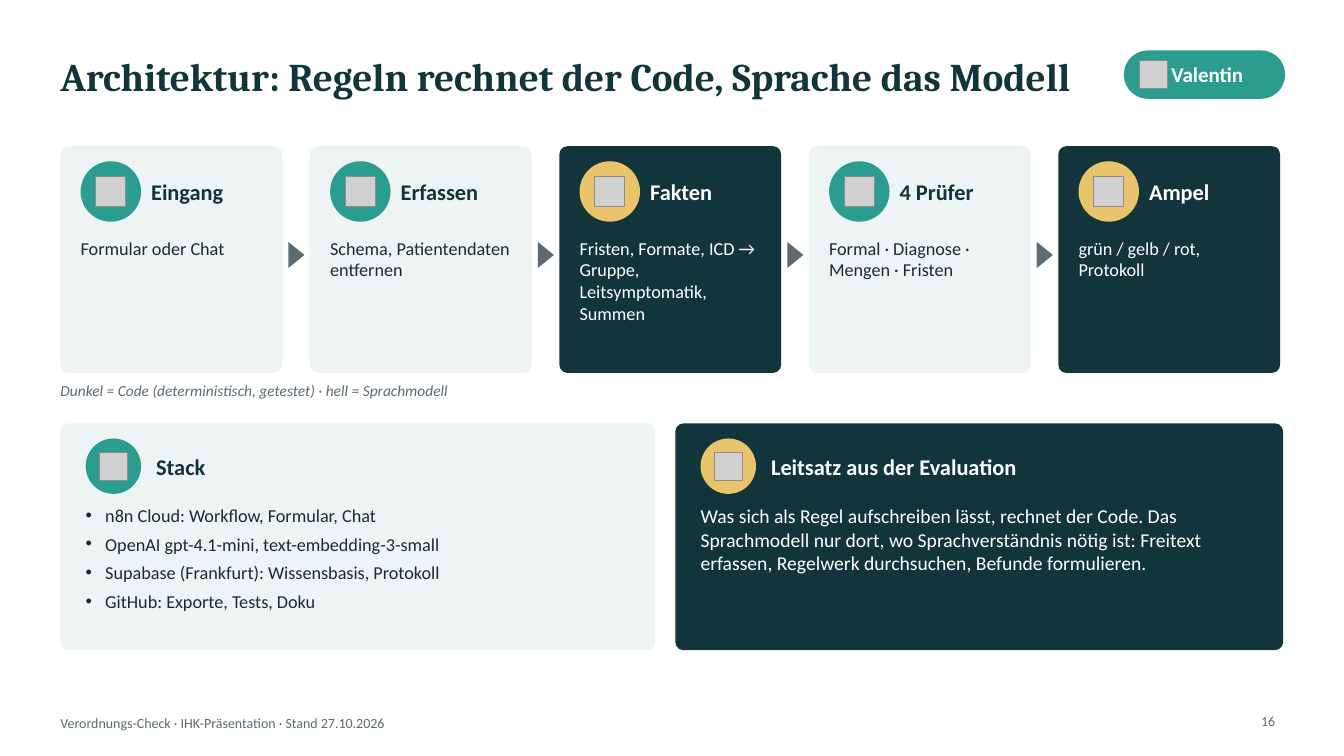
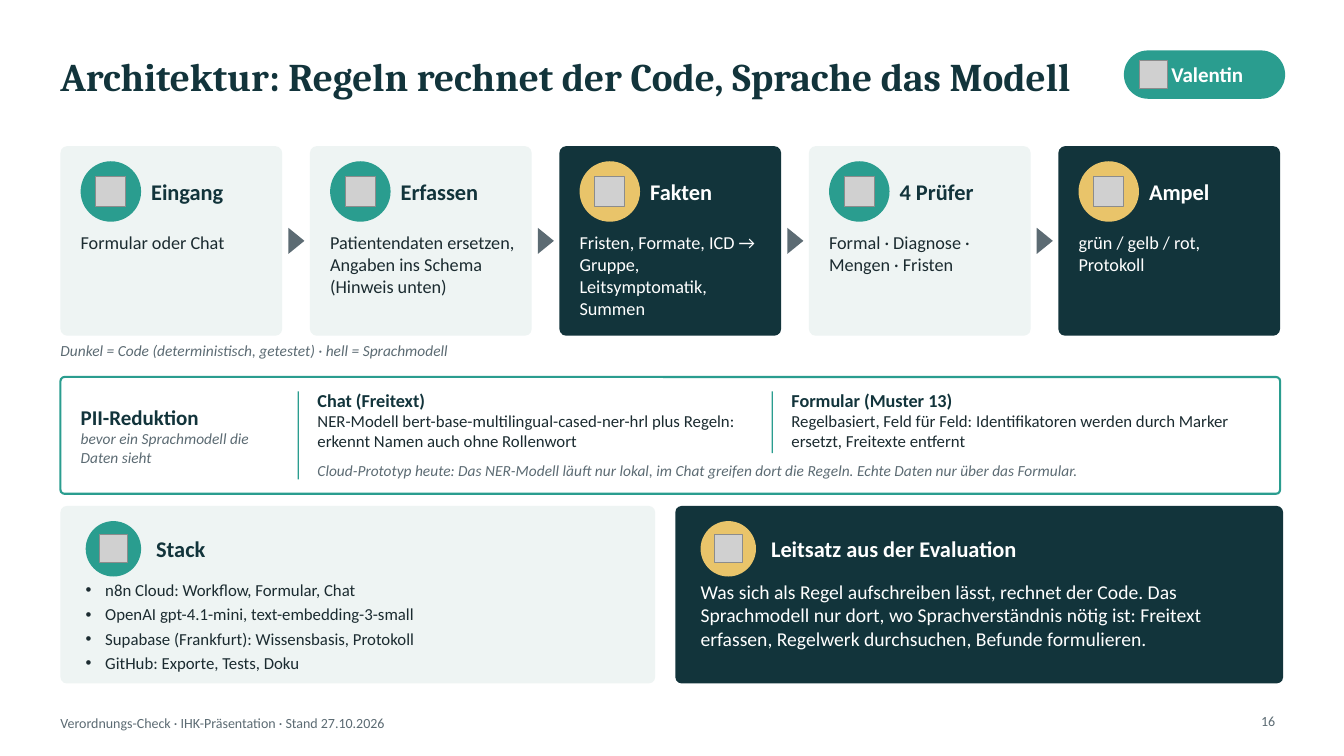
Before and after one commit to DBE-deve/verordnungs-check, a slide deck: slide 16 of docs/praesentation/Verordnungs-Check_IHK_3x15min_2026-10-27.pptx. Drawn at 1344x756 pixels with LibreOffice and Linux fonts; fonts in the diff are those of the drawing; grey boxes stand for pictures. Boxes give left, top, right and bottom in pixels: in the first picture for what was removed or moved away, otherwise in the second. Text is boxed around its words. In the diff, an @@ line names an element or a change of style, - is before the commit and + after.

```diff
--- a/docs/praesentation/Verordnungs-Check_IHK_3x15min_2026-10-27.pptx
+++ b/docs/praesentation/Verordnungs-Check_IHK_3x15min_2026-10-27.pptx
@@ rounded rectangle: place and size @@
-rounded rectangle at <box>60,146,282,373</box>
+rounded rectangle at <box>60,146,282,336</box>
@@ rounded rectangle: place and size @@
-rounded rectangle at <box>311,146,532,373</box>
+rounded rectangle at <box>311,146,532,336</box>
@@ rounded rectangle: place and size @@
-rounded rectangle at <box>560,146,781,373</box>
+rounded rectangle at <box>560,146,781,336</box>
@@ rounded rectangle: place and size @@
-rounded rectangle at <box>810,146,1031,373</box>
+rounded rectangle at <box>810,146,1031,336</box>
@@ rounded rectangle: place and size @@
-rounded rectangle at <box>1059,146,1280,373</box>
+rounded rectangle at <box>1059,146,1280,336</box>
@@ text "Formular oder Chat": place and size @@
-text "Formular oder Chat" at <box>81,242,225,255</box>
+text "Formular oder Chat" at <box>81,236,225,249</box>
@@ text at <box>330,236,514,296</box>: text changed @@
-Schema, Patientendaten entfernen
+Patientendaten ersetzen, Angaben ins Schema (Hinweis unten)
@@ text "Fristen, Formate, ICD → Gruppe, ...": place and size @@
-text "Fristen, Formate, ICD → Gruppe, ..." at <box>580,242,734,320</box>
+text "Fristen, Formate, ICD → Gruppe, ..." at <box>580,236,734,315</box>
@@ text "Formal · Diagnose · Mengen ...": place and size @@
-text "Formal · Diagnose · Mengen ..." at <box>829,242,961,279</box>
+text "Formal · Diagnose · Mengen ..." at <box>829,236,961,274</box>
@@ 4 triangles: place and size @@
-4 triangles at <box>288,242,1053,268</box>
+4 triangles at <box>288,228,1053,254</box>
@@ text "grün / gelb / rot, ...": place and size @@
-text "grün / gelb / rot, ..." at <box>1079,242,1200,276</box>
+text "grün / gelb / rot, ..." at <box>1079,236,1200,271</box>
@@ text "Dunkel = Code (deterministisch, getestet) ...": place and size @@
-text "Dunkel = Code (deterministisch, getestet) ..." at <box>60,385,448,399</box>
+text "Dunkel = Code (deterministisch, getestet) ..." at <box>60,345,448,359</box>
@@ rounded rectangle added at <box>60,377,1280,494</box>, fill #FFFFFF, outline #2A9D8F 1.5 pt @@
@@ text added at <box>81,410,249,463</box>, 11 pt, text #5C6B73, italic @@
+PII-Reduktion
+bevor ein Sprachmodell die Daten sieht
@@ rectangle added at <box>297,391,298,479</box>, fill #2A9D8F @@
@@ text added at <box>317,393,734,447</box>, 12 pt, text #1B2B30 @@
+Chat (Freitext)
+NER-Modell bert-base-multilingual-cased-ner-hrl plus Regeln: erkennt Namen auch ohne Rollenwort
@@ rectangle added at <box>772,391,773,453</box>, fill #2A9D8F @@
@@ text added at <box>791,415,1228,449</box>, 12 pt, text #1B2B30 @@
+Formular (Muster 13)
+Regelbasiert, Feld für Feld: Identifikatoren werden durch Marker ersetzt, Freitexte entfernt
@@ text added at <box>317,465,1078,479</box>, 11 pt, text #5C6B73, italic @@
+Cloud-Prototyp heute: Das NER-Modell läuft nur lokal, im Chat greifen dort die Regeln. Echte Daten nur über das Formular.
@@ rounded rectangle: place and size @@
-rounded rectangle at <box>60,423,655,650</box>
+rounded rectangle at <box>60,506,655,684</box>
@@ rounded rectangle: place and size @@
-rounded rectangle at <box>676,423,1284,650</box>
+rounded rectangle at <box>676,506,1284,684</box>
@@ 2 pictures, 2 texts, 2 ellipses: place and size @@
-2 pictures, 2 texts, 2 ellipses at <box>86,439,1016,494</box>
+2 pictures, 2 texts, 2 ellipses at <box>86,521,1016,577</box>
@@ text "n8n Cloud: Workflow, Formular, Chat": place and size @@
-text "n8n Cloud: Workflow, Formular, Chat" at <box>105,509,439,611</box>
+text "n8n Cloud: Workflow, Formular, Chat" at <box>105,584,414,672</box>
@@ text "n8n Cloud: Workflow, Formular, Chat" at <box>105,584,414,672</box>: size 13 to 12 pt; less space between paragraphs @@
@@ text "Was sich als Regel aufschreiben ...": place and size @@
-text "Was sich als Regel aufschreiben ..." at <box>701,509,1201,574</box>
+text "Was sich als Regel aufschreiben ..." at <box>701,585,1201,650</box>
```
Also in this commit, not shown: 3 other slides changed, 7 other files.
